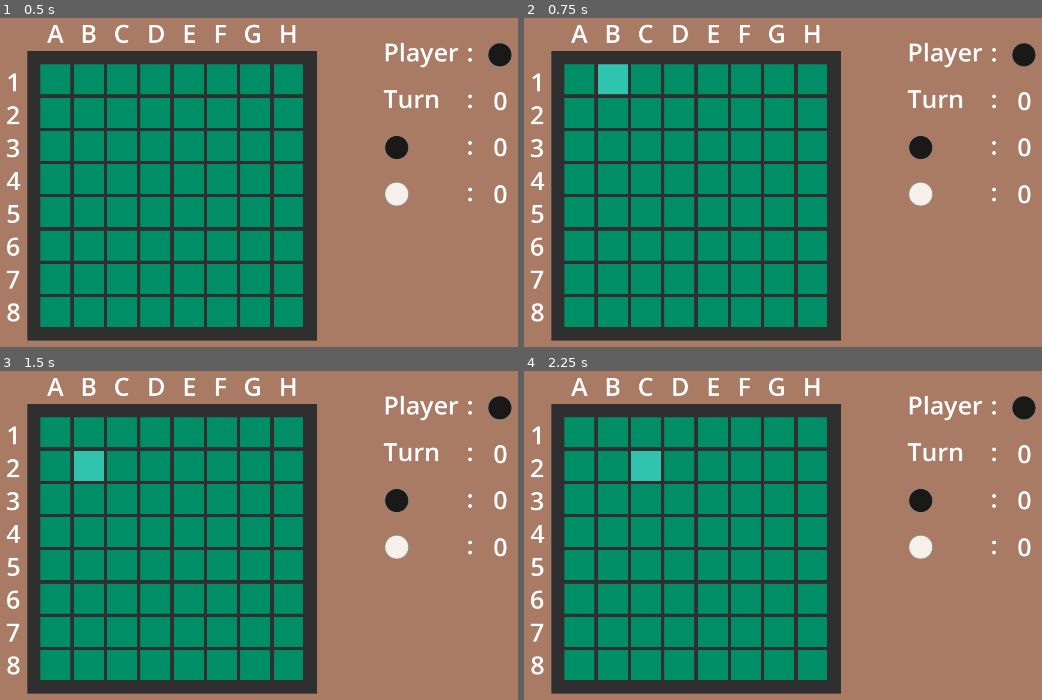
Above: before the commit, frames 1-4 (two rows, left to right).
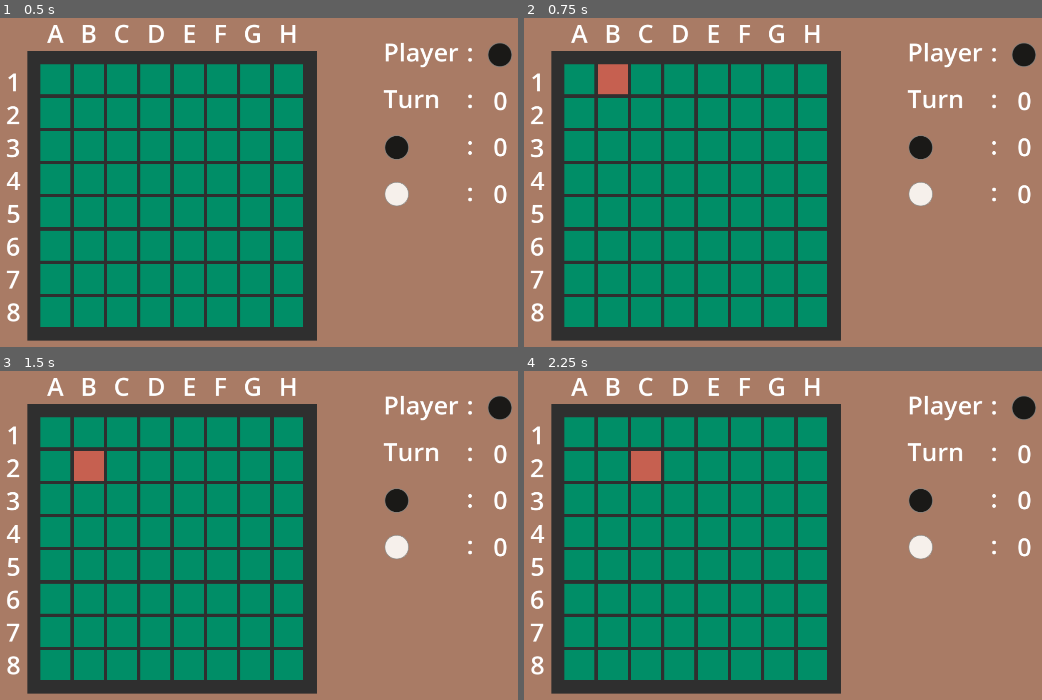
Above: after the commit, the same moments.

Repository: LStace/Reversi-Godot-4
Game: Godot game, scene res://scenes/main.tscn
Two runs of this game, one before a commit and one after it. Both use one fixed random seed, a clock stepped at 60 frames per second and the inputs below.
Inputs (mouse positions are in pixels of both pictures, inside the frame that each line leads up to):
- Up to frame 1 (0.5 s): no input
- Up to frame 2 (0.75 s): tap Enter at 0.5 s; move the mouse to (1005, 149) at 0.52 s; press the mouse at (1005, 149) at 0.53 s; hold Right (move_right) from 0.53 s (still down)
- Up to frame 3 (1.5 s): tap Space at 1.25 s; move the mouse to (145, 548) at 1.27 s; release Right (move_right) at 1.28 s; release the mouse at (145, 548) at 1.28 s; hold Down (move_down) from 1.28 s (still down); click (145, 548) at 1.35 s
- Up to frame 4 (2.25 s): tap Enter at 2 s; move the mouse to (907, 426) at 2.02 s; release Down (move_down) at 2.03 s; press the mouse at (907, 426) at 2.03 s; hold Right (move_right) from 2.03 s (still down)

Frame 1 is identical in both runs. In frame 2, 0.5% of the frame differs, in the area x 14-21%, y 13-24%; in frame 3, 0.5%; in frame 4, 0.5%.

Commit message:
Illegal Move Indicator
Added an indicator to show when the player has tried to make an illegal move.

Diff:
--- a/Reversi Game/scenes/tile.tscn
+++ b/Reversi Game/scenes/tile.tscn
@@ -21,4 +21,15 @@
 mouse_filter = 2
 color = Color(0.403922, 1, 1, 0.466667)
 
+[node name="IllegalIndicator" type="ColorRect" parent="."]
+visible = false
+layout_mode = 1
+anchors_preset = 15
+anchor_right = 1.0
+anchor_bottom = 1.0
+grow_horizontal = 2
+grow_vertical = 2
+mouse_filter = 2
+color = Color(1, 0.231373, 0.176471, 0.72549)
+
 [connection signal="mouse_entered" from="." to="." method="_on_mouse_entered"]
--- a/Reversi Game/scripts/board.gd
+++ b/Reversi Game/scripts/board.gd
@@ -61,6 +61,8 @@
 			current_tile[0].place_disc(is_player_dark)
 			turn += 1
 			start_turn()
+		else:
+			current_tile[0].flash_illegal()
 
 
 #Called when the player hovers over a tile and shows which tile is hovered over
--- a/Reversi Game/scripts/tile.gd
+++ b/Reversi Game/scripts/tile.gd
@@ -13,6 +13,7 @@
 # Called when the node enters the scene tree for the first time.
 func _ready():
 	$HoverIndicator.visible = false
+	$IllegalIndicator.visible = false
 
 
 func _on_mouse_entered():
@@ -41,6 +42,12 @@
 	cur_colour = not cur_colour
 	cur_disc.flip(cur_colour)
 	board.disc_totals[int(cur_colour)] += 1
+
+
+func flash_illegal():
+	$IllegalIndicator.visible = true
+	await(await get_tree().create_timer(0.2).timeout)
+	$IllegalIndicator.visible = false
 
 
 # checks if the player can place a disc here
